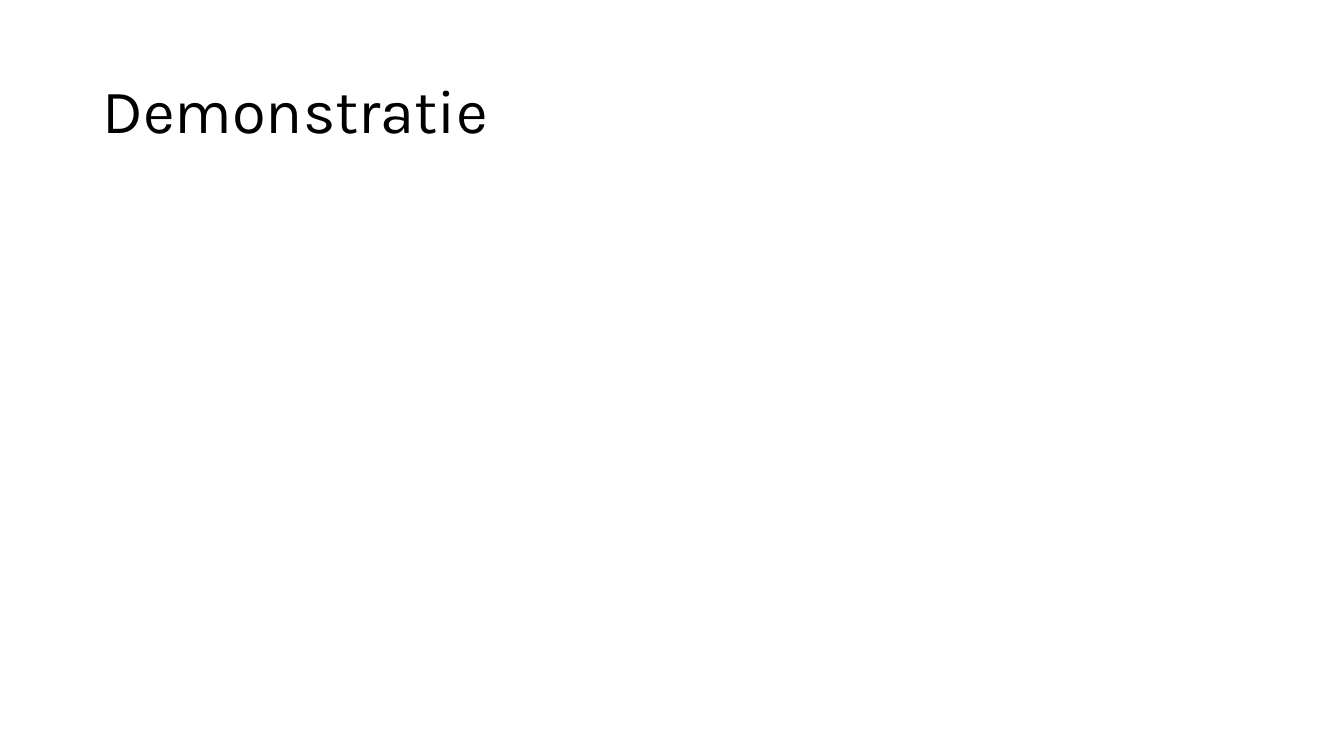
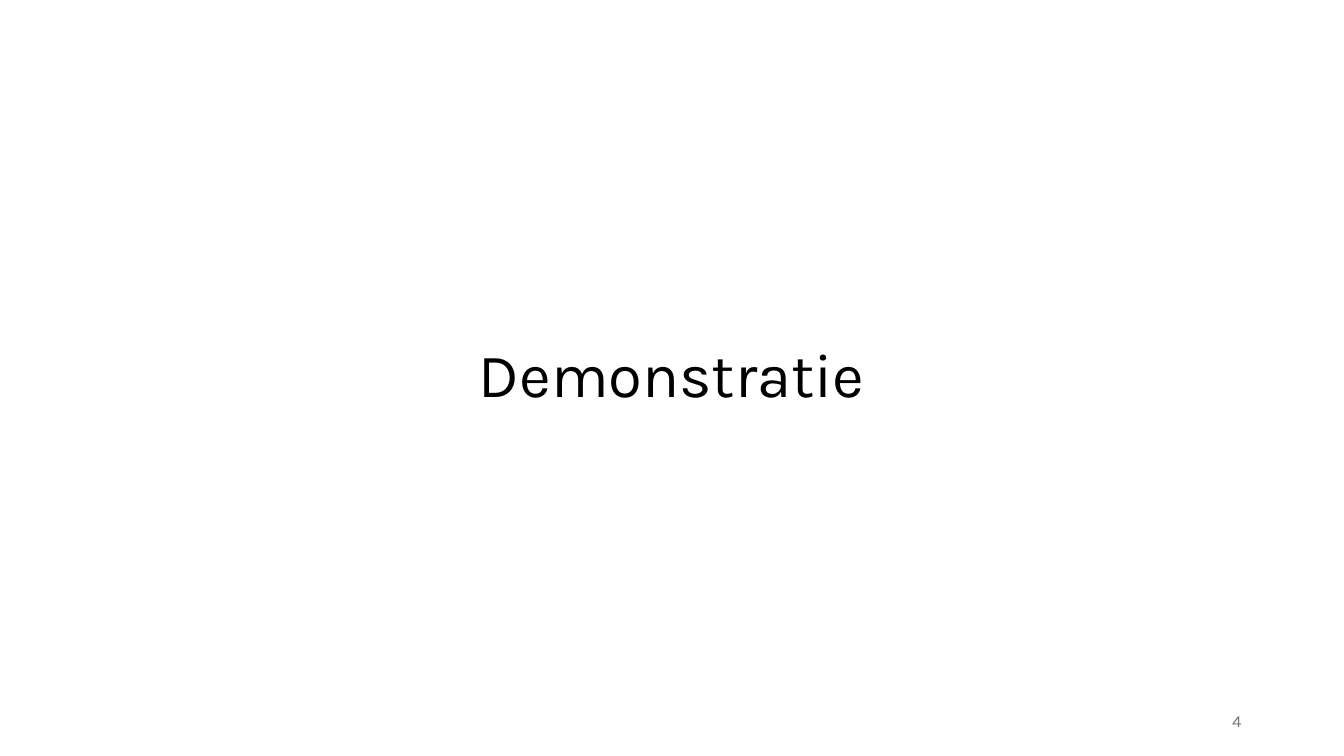
Before and after one commit to delamiro/Embedded-Stepper-Motor, a slide deck: slide 4 of docs/presentatie.odp. Drawn at 1344x756 pixels with LibreOffice and Linux fonts; fonts in the diff are those of the drawing. Boxes give left, top, right and bottom in pixels: in the first picture for what was removed or moved away, otherwise in the second. Text is boxed around its words. In the diff, an @@ line names an element or a change of style, - is before the commit and + after.

```diff
--- a/docs/presentatie.odp
+++ b/docs/presentatie.odp
@@ title "Demonstratie": place and size @@
-title "Demonstratie" at bbox=[102, 90, 487, 134]
+title "Demonstratie" at bbox=[479, 354, 864, 398]
@@ title "Demonstratie" at bbox=[479, 354, 864, 398]: alignment left to centre @@
@@ page number added at bbox=[1232, 716, 1241, 727], 12 pt, text #767676 @@
+4
```
Also in this commit, not shown: 5 other slides changed, 4 slides added, 2 slides removed.
